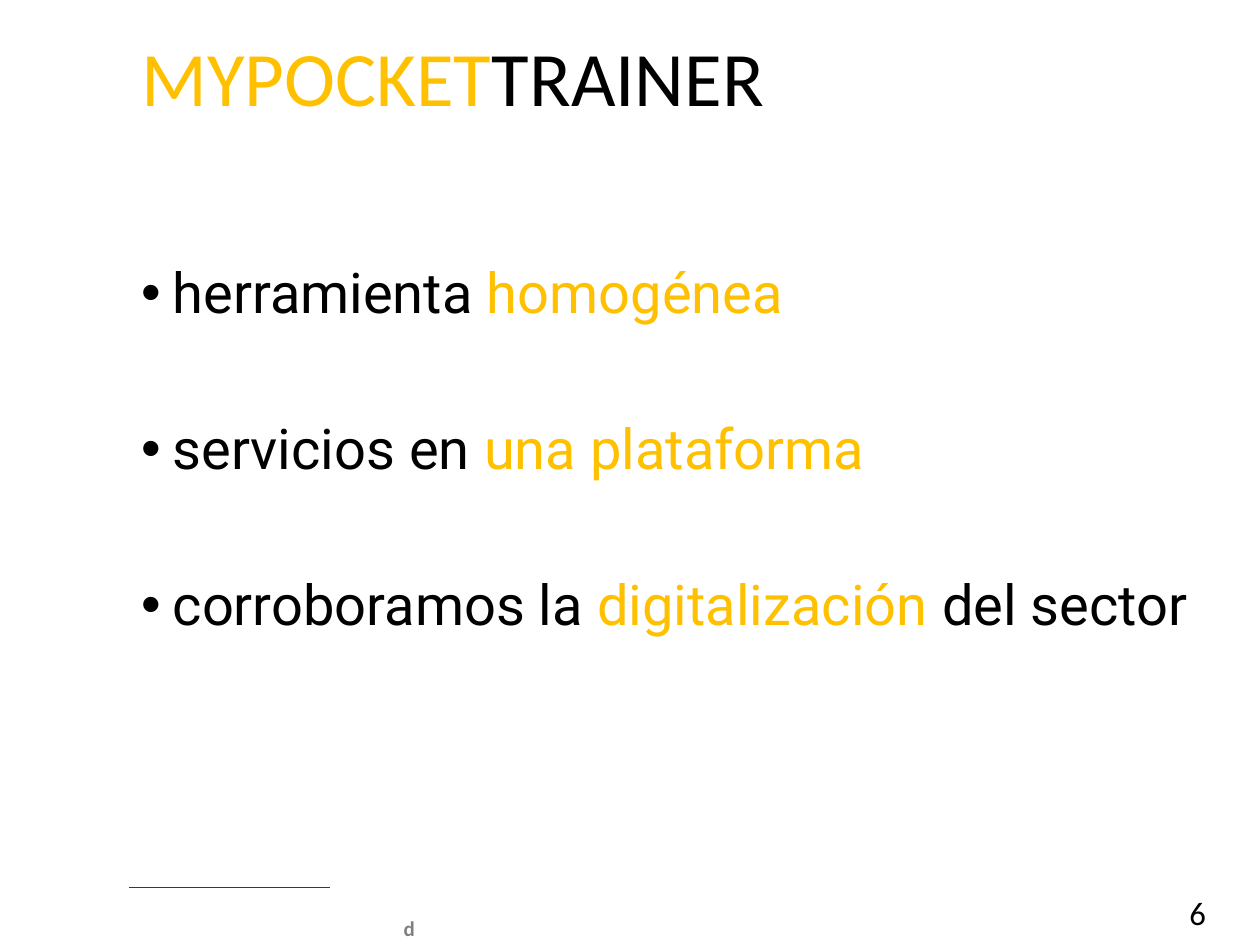
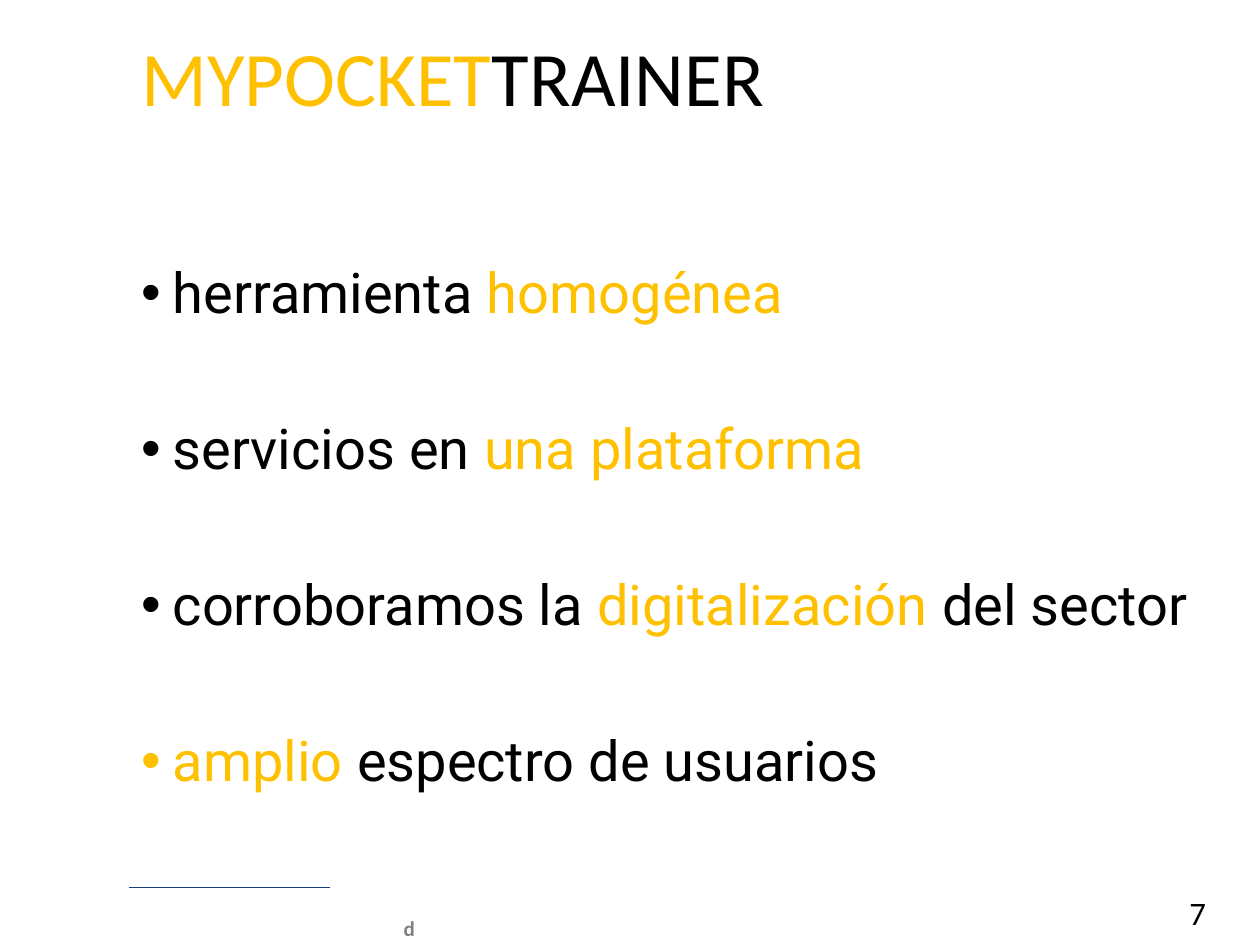
Before and after one commit to jac-code/ICAI, a slide deck: slide 7 of CUARTO/TFG/PresentacionTFG.pptx (slide 6 before the commit). Drawn at 1260x945 pixels with LibreOffice and Linux fonts; fonts in the diff are those of the drawing; background and template pictures are left out. Boxes give left, top, right and bottom in pixels: in the first picture for what was removed or moved away, otherwise in the second. Text is boxed around its words. In the diff, an @@ line names an element or a change of style, - is before the commit and + after.

```diff
--- a/CUARTO/TFG/PresentacionTFG.pptx
+++ b/CUARTO/TFG/PresentacionTFG.pptx
@@ text at (173, 739, 878, 793): paragraph added @@
+• amplio espectro de usuarios
@@ page number at (1189, 904, 1206, 925): text changed @@
-6
+7
```
Also in this commit, not shown: 1 slide added, 5 other files.
